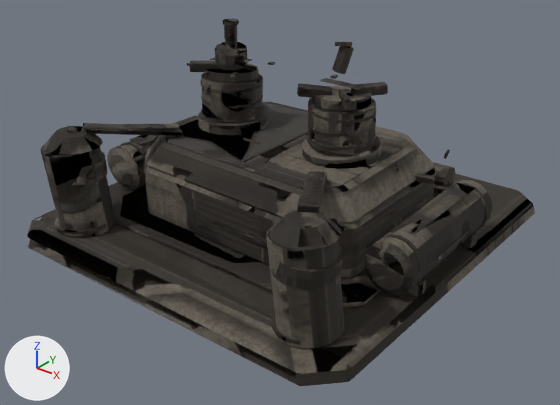
An edit to the FBX model assets/models/ord_advextractor/export_wreck/ord_advextractor_wreck.fbx, drawn before and after from the same camera.
Rendered twice from a camera (50 mm lens) standing at (26.5, -33.6, 22.1) and looking at (0.6, -1.3, 2.1). Every picture has the same lights, and +X, +Y and +Z are marked at lower left. The first picture is the older version. Where no turn or scale is listed for an object, it has been applied to the vertices.

In view in the first picture: 'base_bar', 'drillL_bar', 'drillR_bar'.
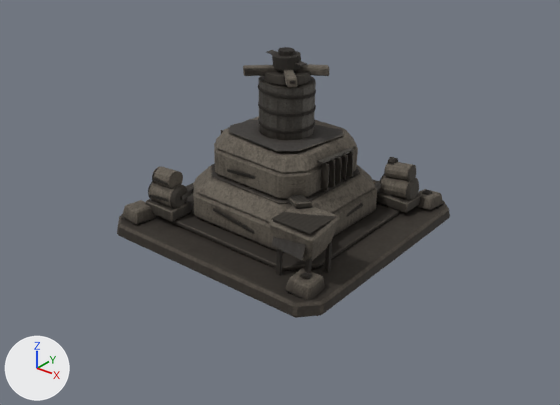
Changed parts and their boxes (x1, y1, x2, y2) in the pictures (560 x 405 px; the box of a moved part takes in the faces that stretch with it):
'base_bar', reshaped (34% narrower, 29% shorter): before (27, 102, 535, 386); after (117, 116, 450, 318)
'drillR_bar', deleted: before (297, 42, 388, 155)
'drill_bar', added: after (243, 47, 329, 140)
'drillL_bar', deleted: before (187, 19, 275, 122)
part 1 of me_base_002, moved or reshaped: before (367, 199, 427, 248); after (347, 203, 363, 216)
part 2 of me_base_002, moved or reshaped: before (210, 219, 267, 242); after (213, 208, 254, 234)
part 3 of me_base_002, moved or reshaped (not visible before): after (300, 273, 312, 279)
part 4 of me_base_002, moved or reshaped: before (302, 171, 324, 205); after (325, 243, 332, 272)
part 5 of me_base_002, moved or reshaped: before (365, 180, 492, 290); after (379, 174, 418, 200)
part 6 of me_base_002, moved or reshaped (mostly hidden before): before (433, 181, 458, 196); after (376, 190, 422, 213)
part 7 of me_base_002, moved or reshaped: before (365, 243, 414, 295); after (406, 179, 419, 201)
part 8 of me_base_002, moved or reshaped: before (116, 141, 152, 189); after (149, 182, 187, 208)
part 9 of me_base_002, moved or reshaped: before (107, 147, 140, 187); after (148, 181, 153, 195)
part 10 of me_base_002, rebuilt (37% narrower, 40% shorter): before (144, 133, 436, 278); after (193, 165, 377, 251)
part 11 of me_base_002, rebuilt (34% narrower, 35% shorter): before (27, 173, 535, 386); after (117, 179, 450, 318)
part 12 of me_base_002, rebuilt: before (113, 185, 441, 308); after (172, 196, 399, 271)
part 13 of me_base_002, deleted: before (40, 110, 488, 349)
part 14 of me_base_002, cut back: before (167, 102, 410, 189); after (122, 116, 443, 300)

What changed in the scene script:
```text
Change me_base_002:
    remove me_base_002.from_pydata(...)  # 1952 vertices, 1619 faces; spans x -11.9..11.8, y -11.8..11.9, z -0.3..7.0
    add me_base_002.from_pydata(...)  # 1488 vertices, 1268 faces; spans x -7.7..7.8, y -7.7..7.8, z -0.1..6.3
    me_base_002 part 1: the loose piece of 8 vertices spanning x 7.9..8.0, y -3.2..3.2, z 2.4..2.8 is scaled about its middle by (1.04, -0.452, -1.1), then moved by (-3.4, 0.1, -0.6)
    me_base_002 part 2: the loose piece of 8 vertices spanning x -3.9..4.0, y -6.6..-5.6, z 2.0..3.0 is multiplied about its middle by the matrix ((0.356, -0.056, 0.109), (0.058, 0.371, 0.0), (-0.107, 0.017, 0.36)), then moved by (-0.2, 1.4, -0.5)
    me_base_002 part 3: the loose piece of 8 vertices spanning x 3.2..5.9, y 5.9, z 2.6..2.8 is scaled about its middle by (-0.168, -8.85, -0.712), then moved by (1.7, -12.1, -1.2)
    me_base_002 part 4: the loose piece of 8 vertices spanning x 4.8..8.2, y -8.5..-3.6, z 6.1..6.9 is multiplied about its middle by the matrix ((0.031, -0.041, -0.315), (0.268, 0.172, 0.004), (0.17, -0.265, 0.051)), then moved by (-0.4, 2.1, -4.9)
    me_base_002 part 5: the loose piece of 32 vertices spanning x 8.5..11.4, y -4.3..4.4, z 1.0..4.2 is multiplied about its middle by the matrix ((-0.037, -0.22, -0.008), (-0.021, 0.02, -0.515), (0.503, -0.018, -0.039)), then moved by (-4.9, 4.9, -0.4)
    me_base_002 part 6: the loose piece of 24 vertices spanning x 4.1..7.1, y 7.3..9.3, z 0.8..1.7 is scaled about its middle by (0.827, 0.938, 0.947), then moved by (-0.6, -3.4, 0.1)
    me_base_002 part 7: the loose piece of 32 vertices spanning x 8.5..11.4, y -4.6..-4.2, z 1.0..3.8 is multiplied about its middle by the matrix ((-0.013, -0.518, -0.012), (0.03, 0.011, -0.517), (0.517, -0.014, 0.03)), then moved by (-3.9, 9.4, -0.2)
    me_base_002 part 8: the loose piece of 32 vertices spanning x -11.4..-8.3, y -4.3..4.3, z 0.9..3.9 is multiplied about its middle by the matrix ((-0.012, -0.227, -0.003), (-0.006, 0.001, -0.518), (0.5, -0.003, 0.0)), then moved by (4.8, -4.9, -0.1)
    me_base_002 part 9: the loose piece of 32 vertices spanning x -11.3..-8.3, y -4.6..-4.2, z 1.1..3.9 is multiplied about its middle by the matrix ((-0.049, 0.501, 0.037), (-0.042, -0.041, 0.502), (0.501, 0.046, 0.046)), then moved by (3.7, -0.5, -0.2)
    me_base_002 part 10: the loose piece of 88 vertices spanning x -7.8..7.9, y -6.1..5.9, z 0.9..5.7 is rebuilt with 88 vertices and now spans x -4.7..4.6, y -4.6..4.6, z 0.9..3.7
    me_base_002 part 11: the loose piece of 48 vertices spanning x -11.9..11.8, y -11.8..11.9, z -0.3..1.0 is rebuilt with 48 vertices and now spans x -7.7..7.8, y -7.7..7.8, z -0.1..0.8
    me_base_002 part 12: the loose piece of 48 vertices spanning x -9.4..9.4, y -7.6..7.6, z 0.7..1.3 is rebuilt with 48 vertices and now spans x -5.7..5.6, y -5.6..5.6, z 0.6..1.2
    me_base_002 part 13: 43 loose pieces with 1080 vertices, spanning x -11.4..11.6, y -10.7..10.9, z 0.5..7.0, are deleted
    me_base_002 part 14: 288 vertices removed from x -6.4..6.4, y -4.9..4.8, z 5.4..6.5; 904 vertices added at x -7.2..7.1, y -7.1..7.0, z 0.6..6.3
    other edits to the shape of me_base_002 do not show in these pictures
Remove ob_drillr_bar:
    ob_drillr_bar = bpy.data.objects.new('drillR_bar', me_drillr_002)
Remove ob_drilll_bar:
    ob_drilll_bar = bpy.data.objects.new('drillL_bar', me_drilll_002)
Add ob_drill_bar:
    ob_drill_bar = bpy.data.objects.new('drill_bar', me_drill_002)  # 356 vertices, 252 faces; spans x -1.91..1.96, y -1.89..1.99, z -0.01..4.86
    ob_drill_bar.location = (0.0, 0.0, 6.06)
```
